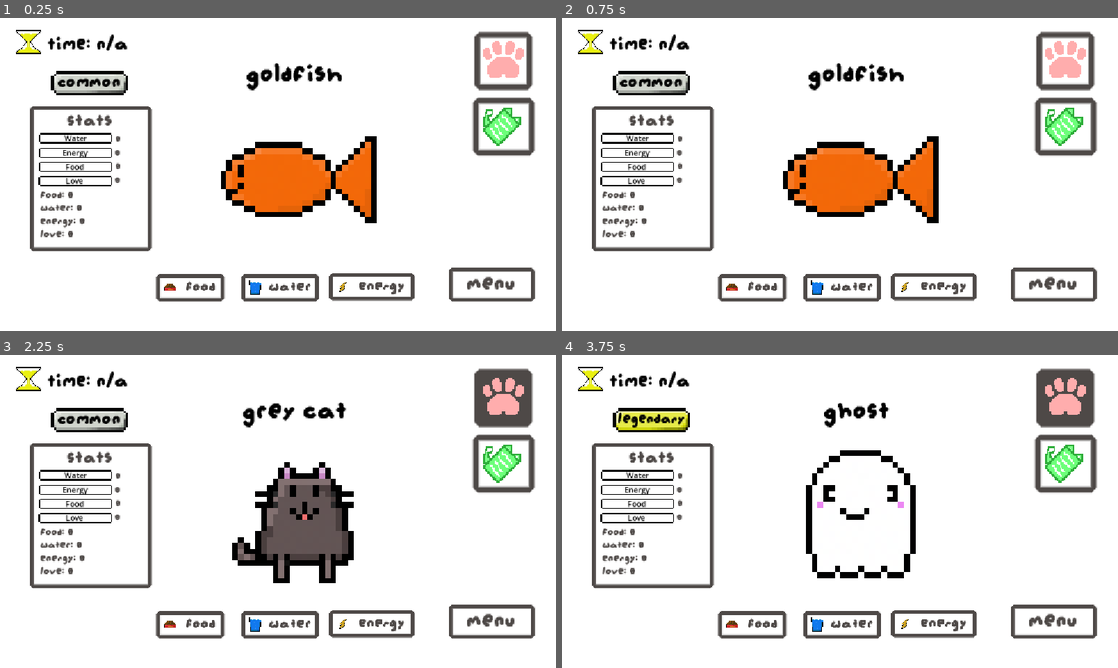
Above: before the commit, frames 1-4 (two rows, left to right).
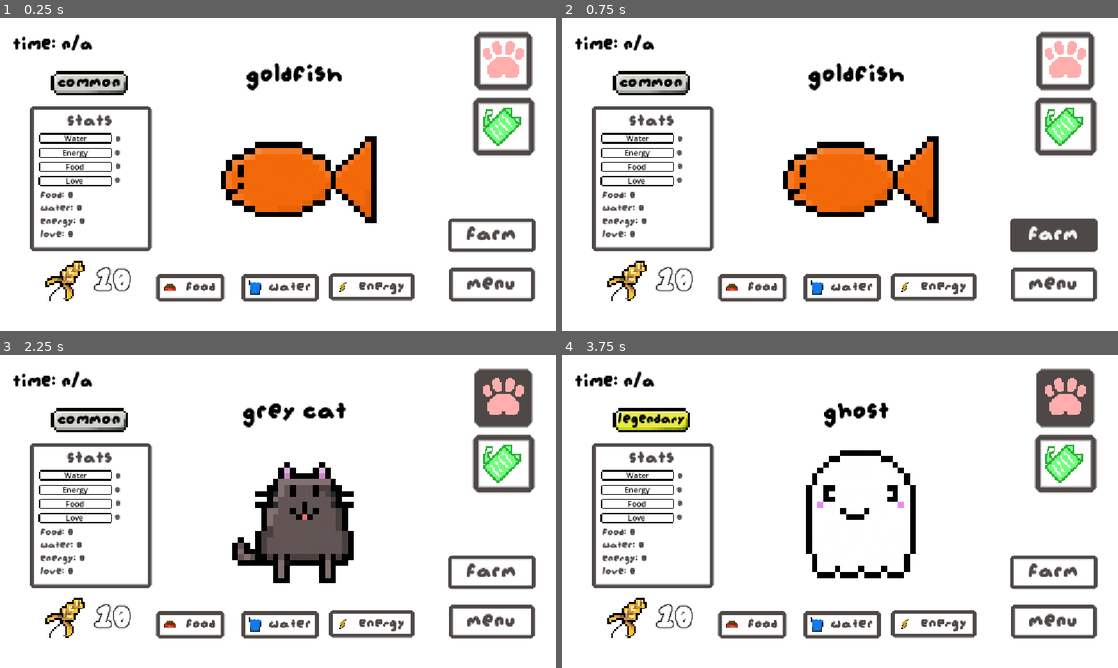
Above: after the commit, the same moments.

Repository: smallzdev/Tomagotchi-game
Game: Godot game, scene res://scenes/menus/main_game_scene.tscn
The game is run twice, just before and just after one commit, with the same random seed, the same clock (stepped at 60 frames per second) and the same inputs. This scene is started directly instead of the project's main scene.
Inputs (mouse positions are in pixels of both pictures, inside the frame that each line leads up to):
- Up to frame 1 (0.25 s): no input
- Up to frame 2 (0.75 s): click (1051, 233) at 0.5 s, where only the run after the commit has a clickable "farm"
- Up to frame 3 (2.25 s): click (505, 398) at 1.25 s; click "Back" at 2 s
- Up to frame 4 (3.75 s): click (1067, 464) at 2.75 s; click "Back" at 3.5 s

The runs differ from the first frame. In frame 1, 2.0% of the frame differs, in the area x 2-97%, y 3-91%; in frame 2, 2.8%; in frame 3, 2.0%; in frame 4, 2.0%.

Commit message:
fixing merge conflicts

Diff:
--- a/scenes/menus/main_game_scene.tscn
+++ b/scenes/menus/main_game_scene.tscn
@@ -9,6 +9,7 @@
 [ext_resource type="Script" uid="uid://dmqw6rtj7oams" path="res://scripts/pet_sprite.gd" id="5_qmn8o"]
 [ext_resource type="Texture2D" uid="uid://b03x77etxhbg6" path="res://Resources/InUse/TamagotchiCustomAssets/catadex.png" id="5_sy1ir"]
 [ext_resource type="Texture2D" uid="uid://bgp28b4ho7xhv" path="res://Resources/InUse/TamagotchiCustomAssets/energy.png" id="6_36xus"]
+[ext_resource type="Script" uid="uid://dheldim1ase75" path="res://scripts/farmbutton.gd" id="6_iojj0"]
 [ext_resource type="Texture2D" uid="uid://b3kknikmix4mx" path="res://Resources/InUse/TamagotchiCustomAssets/pets/Ghost.png" id="6_j57ku"]
 [ext_resource type="Texture2D" uid="uid://bglbjo6m1ylc" path="res://Resources/InUse/TamagotchiCustomAssets/waterbar.png" id="6_m1d2h"]
 [ext_resource type="Texture2D" uid="uid://cym1hx6fs3wcd" path="res://Resources/InUse/TamagotchiCustomAssets/energybar.png" id="6_qh74j"]
@@ -24,7 +25,7 @@
 [ext_resource type="Texture2D" uid="uid://b64t62s47vcjg" path="res://Resources/InUse/TamagotchiCustomAssets/pets/spider.png" id="18_r20aw"]
 [ext_resource type="Texture2D" uid="uid://ctjk7wurvnlqb" path="res://Resources/InUse/TamagotchiCustomAssets/colouredtitles.png" id="22_51xs6"]
 [ext_resource type="Script" uid="uid://vkw0s1vjtplq" path="res://scenes/menus/rarity.gd" id="23_ahvjs"]
-[ext_resource type="Texture2D" uid="uid://oqwl2qoj1ien" path="res://Resources/InUse/TamagotchiCustomAssets/timericon.png" id="25_xgfuv"]
+[ext_resource type="PackedScene" uid="uid://7s5fj1hnj2b1" path="res://scenes/grain_ui.tscn" id="25_xgfuv"]
 
 [sub_resource type="CanvasTexture" id="CanvasTexture_sy1ir"]
 specular_color = Color(0.95686275, 0.95686275, 0.95686275, 1)
@@ -922,6 +923,21 @@
 icon = ExtResource("5_sy1ir")
 script = ExtResource("3_2yd1b")
 
+[node name="farmbutton" type="Button" parent="." unique_id=1773028933]
+unique_name_in_owner = true
+offset_left = 928.0
+offset_top = 415.0
+offset_right = 1110.0
+offset_bottom = 485.0
+theme_override_colors/font_color = Color(0.30588236, 0.28627452, 0.2784314, 1)
+theme_override_fonts/font = ExtResource("4_ymjn7")
+theme_override_font_sizes/font_size = 50
+theme_override_styles/normal = SubResource("StyleBoxFlat_ahvjs")
+theme_override_styles/pressed = SubResource("StyleBoxFlat_r20aw")
+theme_override_styles/hover = SubResource("StyleBoxFlat_xgfuv")
+text = "farm"
+script = ExtResource("6_iojj0")
+
 [node name="foodButton" type="Button" parent="." unique_id=1158770600]
 unique_name_in_owner = true
 texture_filter = 1
@@ -1186,30 +1202,24 @@
 wait_time = 2.0
 autostart = true
 
-[node name="HardcoreDecreaseStatsTimer" type="Timer" parent="." unique_id=1576465864]
+[node name="HardcoreScoreTimer" type="Timer" parent="." unique_id=1576465864]
 autostart = true
 
 [node name="HarcoreScoreLabel" type="Label" parent="." unique_id=1696041550]
-offset_left = 99.0
+offset_left = 27.0
 offset_top = 35.0
-offset_right = 267.0
+offset_right = 108.0
 offset_bottom = 78.0
 theme_override_colors/font_color = Color(0, 0, 0, 1)
 theme_override_fonts/font = ExtResource("4_ymjn7")
 theme_override_font_sizes/font_size = 44
 text = "Time: N/a"
 
-[node name="TextureRect" type="TextureRect" parent="." unique_id=1158774084]
-texture_filter = 1
-offset_left = 28.0
-offset_top = 22.0
-offset_right = 68.0
-offset_bottom = 62.0
-scale = Vector2(1.5, 1.5)
-texture = ExtResource("25_xgfuv")
-
-[node name="HardcoreScore" type="Timer" parent="." unique_id=169801338]
-autostart = true
+[node name="grain_ui" parent="." unique_id=1734086535 instance=ExtResource("25_xgfuv")]
+offset_left = 75.0
+offset_top = 489.0
+offset_right = 75.0
+offset_bottom = 489.0
 
 [connection signal="input_event" from="Area2D" to="Area2D" method="petting_love"]
 [connection signal="timeout" from="Timer" to="petsButton" method="_on_5s_timer_timeout"]
--- a/scripts/global.gd
+++ b/scripts/global.gd
@@ -24,15 +24,12 @@
 var pet8owned = false # Pet 8 - "Baby Chicken"
 var pet9owned = true
 
-#hardcore variables
 # hardcore mode toggle
 var hardcore = false
-var hardcoreHighScore = 0
-var hardcoreTimer = 0
 
 var hatched = false
 
-var grains = 0
+var grains = 10
 
 func add_grains(amount: int) -> void:
 	grains+=amount
Not shown, added: global_relief_merge.text
